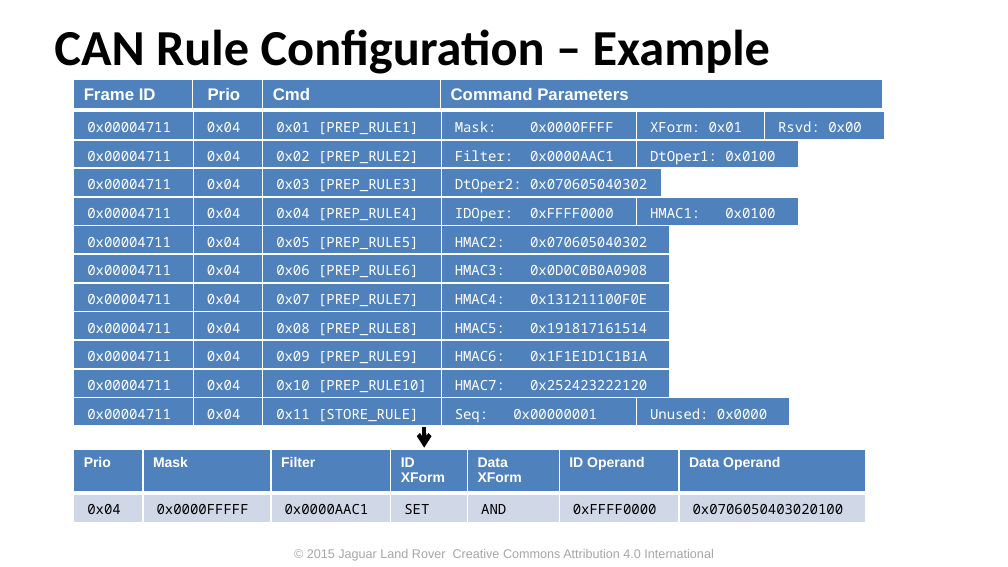
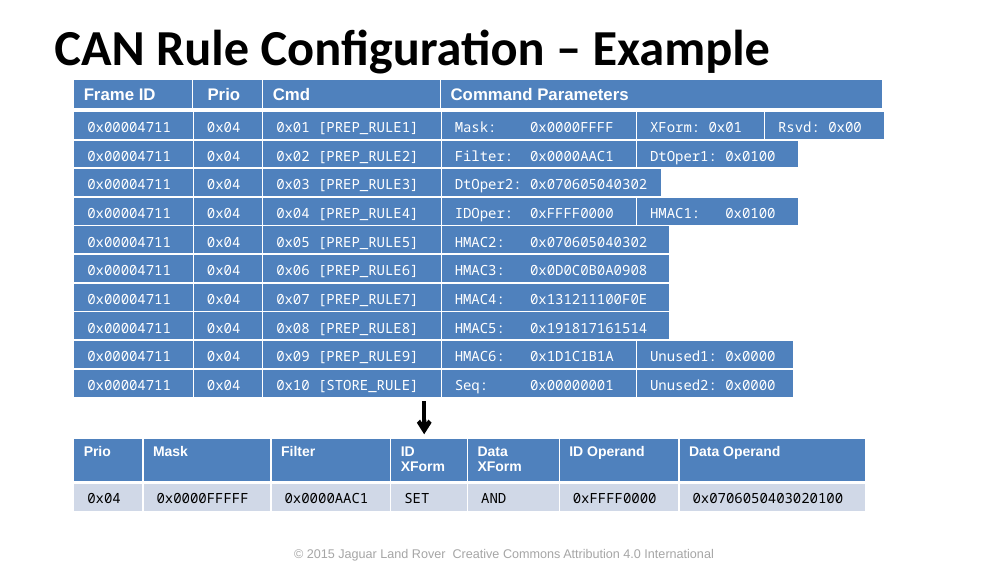
Before and after one commit to PDXostc/canfw, a slide deck: slide 20 of doc/CAN Firewall.pptx (slide 21 before the commit). Drawn at 1008x567 pixels with LibreOffice and Linux fonts; fonts in the diff are those of the drawing; background and template pictures are left out. Boxes give left, top, right and bottom in pixels: in the first picture for what was removed or moved away, otherwise in the second. Text is boxed around its words. In the diff, an @@ line names an element or a change of style, - is before the commit and + after.

Commit message:
Corrected 320 bit HMAC signature to 256 bit signature

```diff
--- a/doc/CAN Firewall.pptx
+++ b/doc/CAN Firewall.pptx
@@ table at (74,341,794,370) @@
-column 4: HMAC6: 0x1F1E1D1C1B1A
+column 4: HMAC6: 0x1D1C1B1A
+column 5: Unused1: 0x0000
@@ table: place and size @@
-table at (74,341,670,370)
+table at (74,341,794,370)
@@ table at (74,369,794,398) @@
-row 1, column 3: 0x11 [STORE_RULE]
+row 1, column 3: 0x10 [STORE_RULE]
-row 1, column 5: Unused: 0x0000
+row 1, column 5: Unused2: 0x0000
@@ table: place and size @@
-table at (74,398,790,427)
+table at (74,369,794,398)
@@ table removed at (74,369,670,398), 1 rows, 4 columns @@
-0x00004711 | 0x04 | 0x10 [PREP_RULE10] | HMAC7: 0x252423222120
@@ arrow moved from (424, 427) - (424, 448) to (424, 401) - (424, 434) @@
@@ table: place and size @@
-table at (74,450,866,518)
+table at (74,438,866,507)
```
Also in this commit, not shown: 3 other slides changed, 1 slide removed, 1 other file.
